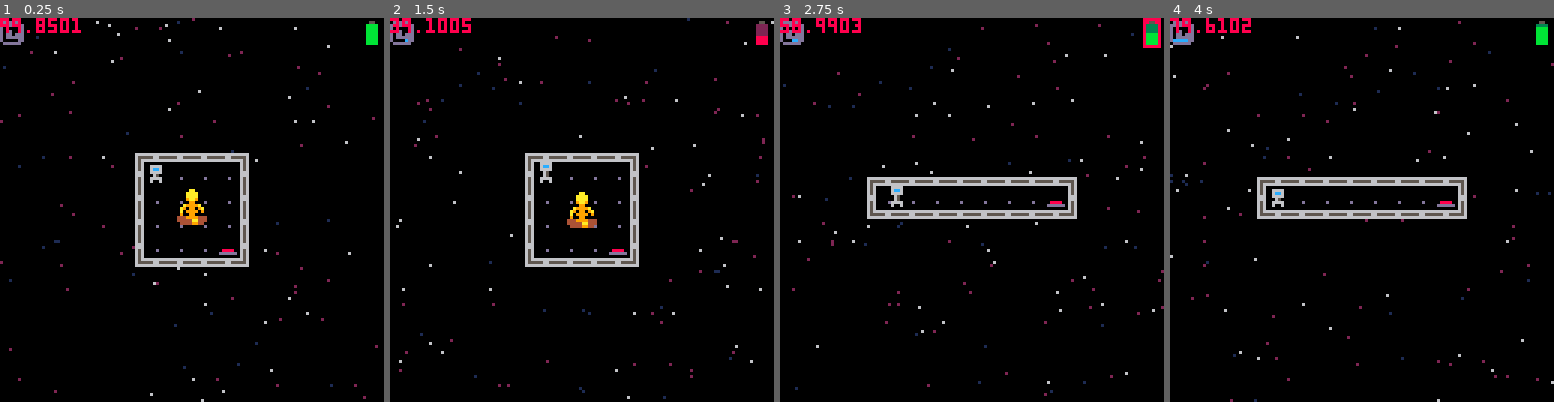
Above: before the commit, frames 1-4 (left to right).
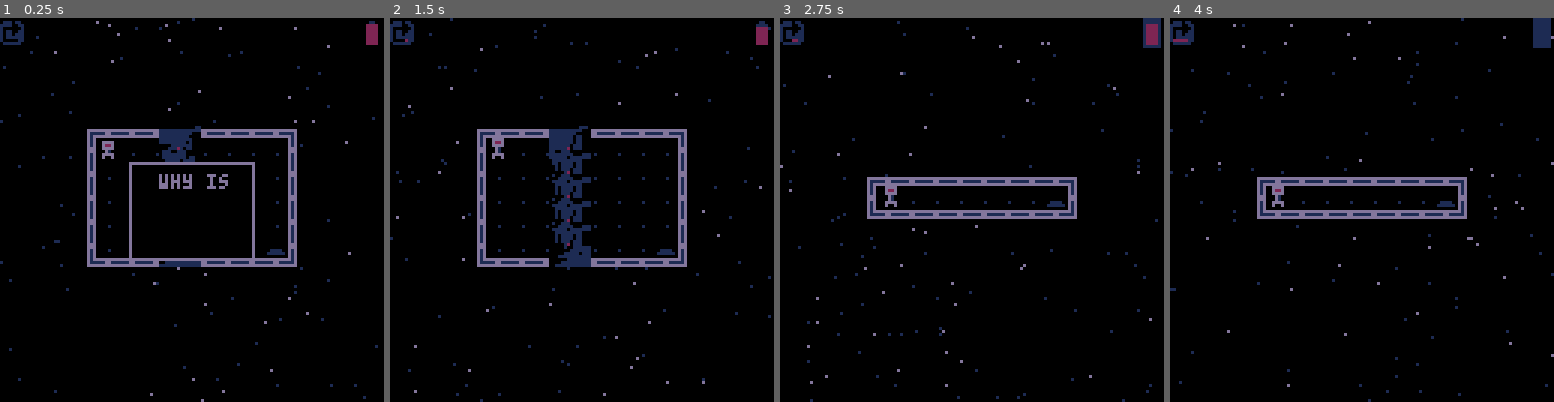
Above: after the commit, the same moments.

Repository: camerondugan/Pico8-Cartridges
Game: PICO-8 cartridge mygames/arbidor.p8
Same seed, same stepped clock (60 frames per second), same inputs: the game is played once before the commit and once after it.
Inputs:
- Up to frame 1 (0.25 s): no input
- Up to frame 2 (1.5 s): tap X (X key) at 0.33, 1.07 s; tap O (Z key) at 0.7 s
- Up to frame 3 (2.75 s): hold Right 1.6-2.1 s; tap O (Z key) at 1.7, 2.1, 2.5 s; tap X (X key) at 1.85 s; hold Up 2.15-2.42 s; hold Right from 2.47 s (still down)
- Up to frame 4 (4 s): tap O (Z key) at 2.9, 3.3, 3.7 s; tap X (X key) at 2.97 s; release Right at 3.03 s; hold Left 3.08-3.58 s; hold Down 3.63-3.97 s

The runs differ from the first frame. In frame 1, 9.2% of the frame differs, in the area x 0-99%, y 0-100%; in frame 2, 10%, in the area x 0-100%, y 0-100%; in frame 3, 5.5%; in frame 4, 5.4%.

Commit message:
fixed reload bugs

Diff:
--- a/mygames/arbidor.p8
+++ b/mygames/arbidor.p8
@@ -1,7 +1,7 @@
 pico-8 cartridge // http://www.pico-8.com
 version 32
 __lua__
--- ☉ the immortal project ☉
+--     ☉ arbidor ☉
 --   by  cameron dugan
 
 --flags=[
@@ -28,9 +28,10 @@
 debug=true
 d={}
 
+--level 15 is for tips
 --game essentials
 levels={1,2,3,5,4,6,7,8,9,10,11,12,13,14,15,14}
-this_lvl=15
+this_lvl=2
 doom=100
 doom_i=doom
 
@@ -100,7 +101,7 @@
 			print(i,8)
 		end
 	end
-	d={doom}
+	d={}
 end
 
 function update_tiles()
@@ -208,6 +209,9 @@
 	else
 		bat_warn=true
 		doom-=doom_i/5
+		reload()
+		reset()
+		new_defaults()
 	end
 	if (this_lvl>15) then
 		doom_i=50
@@ -945,6 +949,7 @@
 	sys_timer=t()-reset_offset
 	sys_timer%=reset_time
 	if (sys_timer<0.01) then
+		reload()
 		reset()
 		new_defaults()
 		tiles={}
@@ -1062,10 +1067,10 @@
 				add(tiles,new_flr_tile((i+io)*8,(k+ko)*8))
 			end
 		end
-	elseif(npc==53) then
+	elseif((npc==53 or npc==54) and noc) then
 		add(tiles,new_flr_tile(i*8,k*8))
 		if (noc) add(npcs,new_bug((i-mx)*8,(k-my)*8,53))
-	elseif(npc==55 and noc) then
+	elseif((npc==55 or npc==56) and noc) then
 		add(tiles,new_flr_tile(i*8,k*8))
 		if (noc) add(npcs,new_bunny((i-mx)*8,(k-my)*8,55))
 	elseif(npc==38 and noc) then
@@ -1725,11 +1730,11 @@
 1010190a1a101010190a0a0a0a1a10101010101010101010101010101010101010101010100a0a0a0a10101010101010101010101010101010101010101010101010190a0a0a1a1010101010101010101010101010101010190a1a10101010101010101010101010101010101010101010101010101010101010101010101010
 10191d091c1a10191d090909091c1a101010101010101010101010101010101010100a101d090909091c100a1010101010101010190a0a0a0a1a10101010101010100d2409251c1a1010190a0a0a0a1a1010190a1a1010100d390b10101010101010101010101010101010101010101010101010101010101010101010101010
 100d0909090b100d0909090909090b1010101024101010101010101010101010101d090e0909090909090e091c101010101010100d252525250b10101010101010100d090926090b10100d250909090b10100d011c1a10100d091c1a101010101010101010101010101010101010101010101010101010101010101010101010
-191d0909091c1a0d0909010909090b1010101010101010190a0a0a0a0a0a0a1a0d0909090925090925090909090b1010101010191d090909091c1a101010101010100d090909091c0a0a1d260935090b10100d09090b10100d09090b190a0a1a1010101010101010101010101010101010101010101010101010101010101010
+191d0909091c1a0d0909010909090b1010101010101010190a0a0a0a0a0a0a1a0d0939090925090925090939090b1010101010191d090909091c1a101010101010100d090909091c0a0a1d260935090b10100d09090b10100d09090b190a0a1a1010101010101010101010101010101010101010101010101010101010101010
 0d09090909090b0d0909092109090b1010101010190a0a1d090909090909250b101e090f0909090909090f091b1010101010100d0909090935090b101010101010191d0935090909090909090909090b1010291e091c0a1a291e2b1c1d09090b1010101010101010101010101010101010101010101010101010101010101010
 0d09092b09090b0d0909090909090b10101010191d09090909091b0c0c0c0c2a10100c101e090101091b100c101010101010100d0909090909090b1010101010100d090909091b0c0c0c0c1e2109090b1010100d0909091c0a1d0909092b090b1010101010190a0a0a0a1a101010101010101010101010101010101010101010
 0d09090909090b291e090909091b2a101010100d0909090109090b101010101010101010101e09091b101010101010101010100d0926262626090b1010101010100d09091b0c2a190a0a1a290c0c0c2a101010291e090909090909091b0c0c2a10101010100d010909090b101010101010101010101010101010101010101010
-0d09090909090b10290c0c0c0c2a101010190a1d090909091b0c2a101010101010101010390d09090b391010101010101010100d0909090909090b1010101010100d2b1b2a10191d09351c1a10190a1a10190a0a1d090909090909091c0a1a1010101010100d092223090b101010101010101010101010101010101010101010
+0d09090909090b10290c0c0c0c2a101010190a1d090909091b0c2a101010101010101010100d09090b101010101010101010100d0909090909090b1010101010100d2b1b2a10191d09351c1a10190a1a10190a0a1d090909090909091c0a1a1010101010100d092223090b101010101010101010101010101010101010101010
 0d09240909090b1010190a0a0a1a1010191d090909091b0c2a10101010101010101010190a1d09091c0a1a1010101010101010291e360909091b2a1010101010100d210b10191d090909090b100d350b100d01090909093509090909092b0b1010101010100d093233090b101010101010101010101010101010101010101010
 0d09090909090b190a1d0909091c0a1a0d09090909090b1010101010101010101010191d0909090909091c1a10101010101010100d090909010b10101010101010290c2a100d090921091b2a10290c2a10290c0c1e0909090909091b0c0c2a1010101010100d0909092b0b101010101010101010101010101010101010101010
 0d09090922230b0d090909090909090b0d0926091b0c2a10102410101010101010100d09092609092609090b1010101010101010290c0c0c0c2a10101010101010190a1a10291e0909010b10101010101010190a1d0909090909091c0a0a1a101010101010290c0c0c0c2a101010101010101010101010101010101010101010
